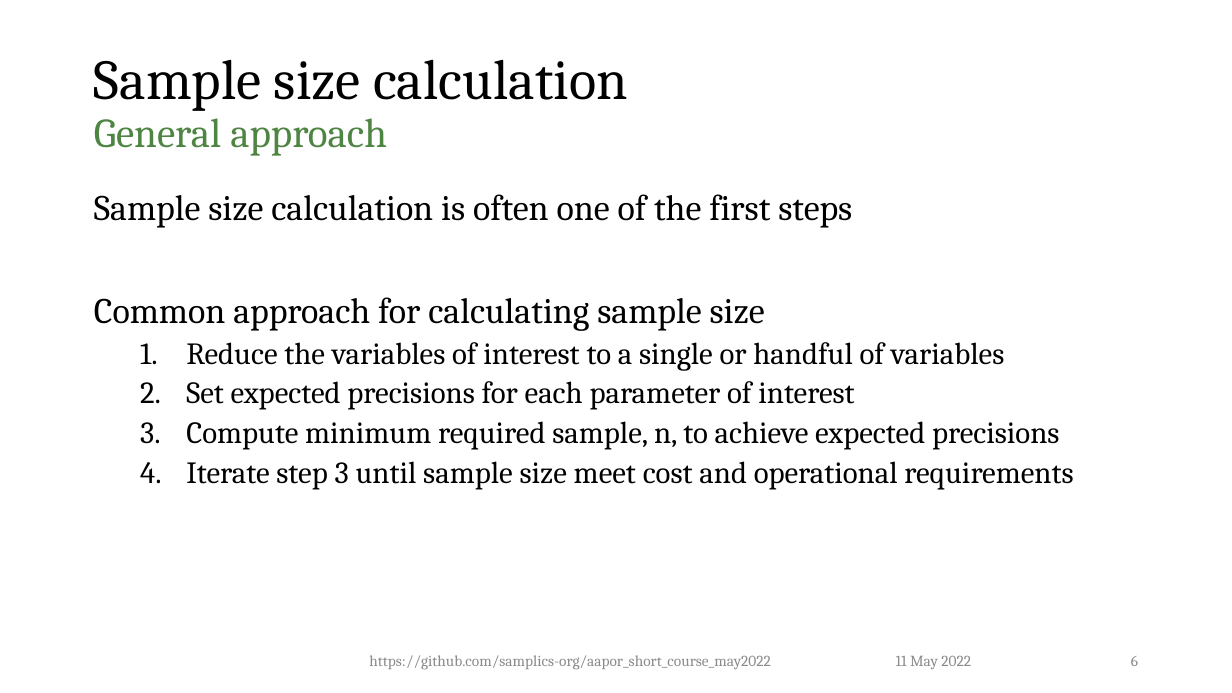
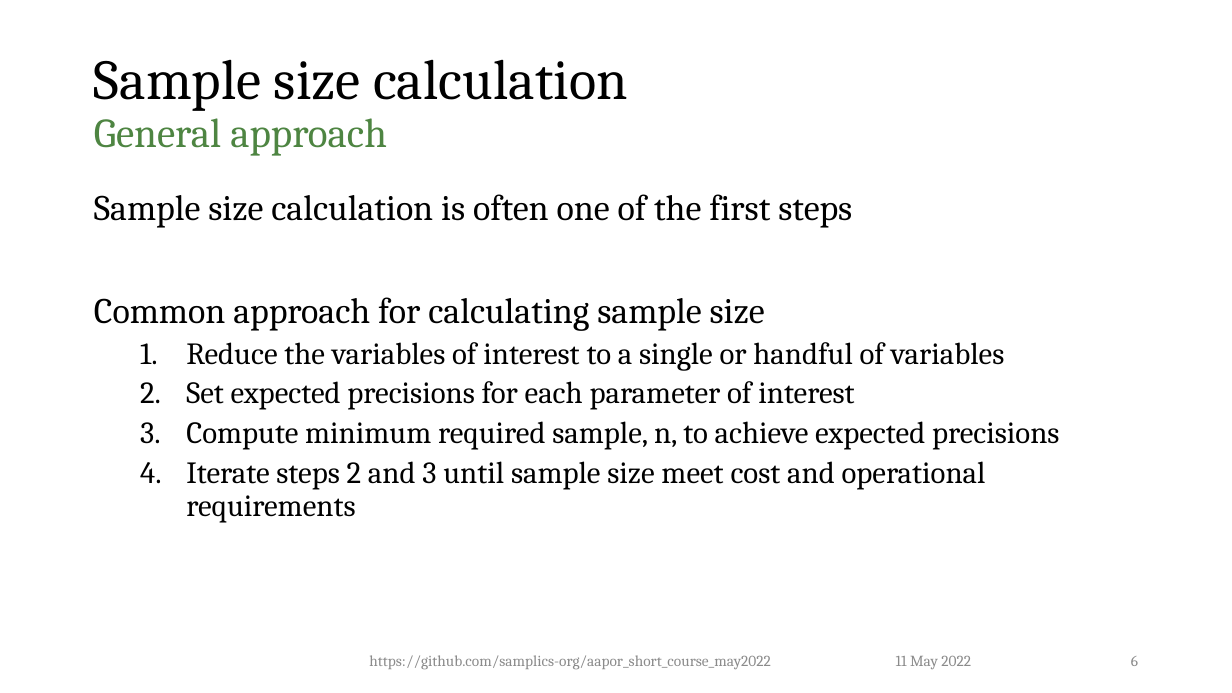
Before and after one commit to dalerhoda/aapor_short_course_may2022, a slide deck: slide 6 of notebooks/4_Introduction_to_Sampling.pptx. Drawn at 1232x693 pixels with LibreOffice and Linux fonts; fonts in the diff are those of the drawing; background and template pictures are left out. Boxes give left, top, right and bottom in pixels: in the first picture for what was removed or moved away, otherwise in the second. Text is boxed around its words. In the diff, an @@ line names an element or a change of style, - is before the commit and + after.

```diff
--- a/notebooks/4_Introduction_to_Sampling.pptx
+++ b/notebooks/4_Introduction_to_Sampling.pptx
@@ text at (x1=186, y1=461, x2=986, y2=523): text changed @@
-  4. Iterate step 3 until sample size meet cost and operational requirements
+  4. Iterate steps 2 and 3 until sample size meet cost and operational requirements
```
Also in this commit, not shown: 1 other slide changed, 6 other files.
